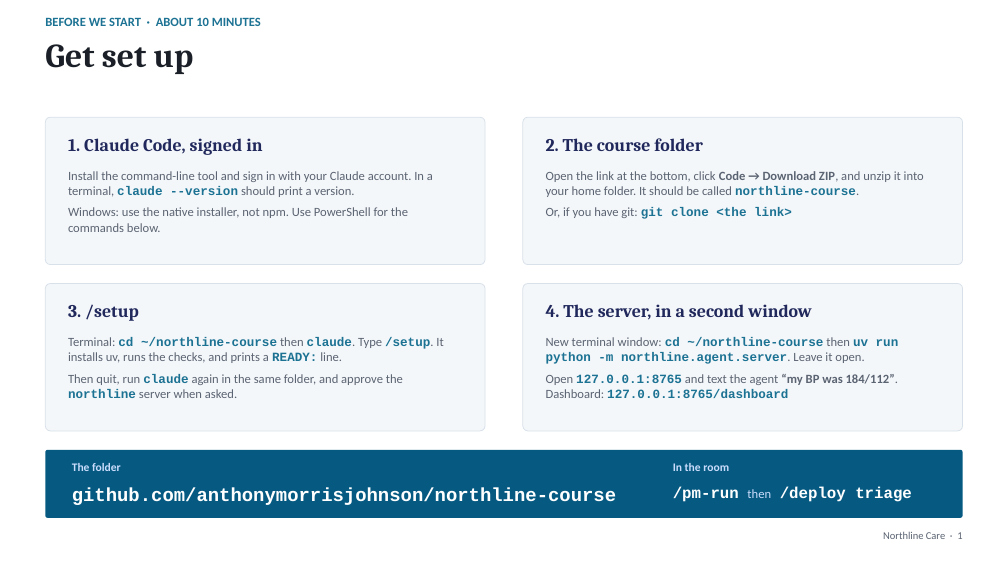
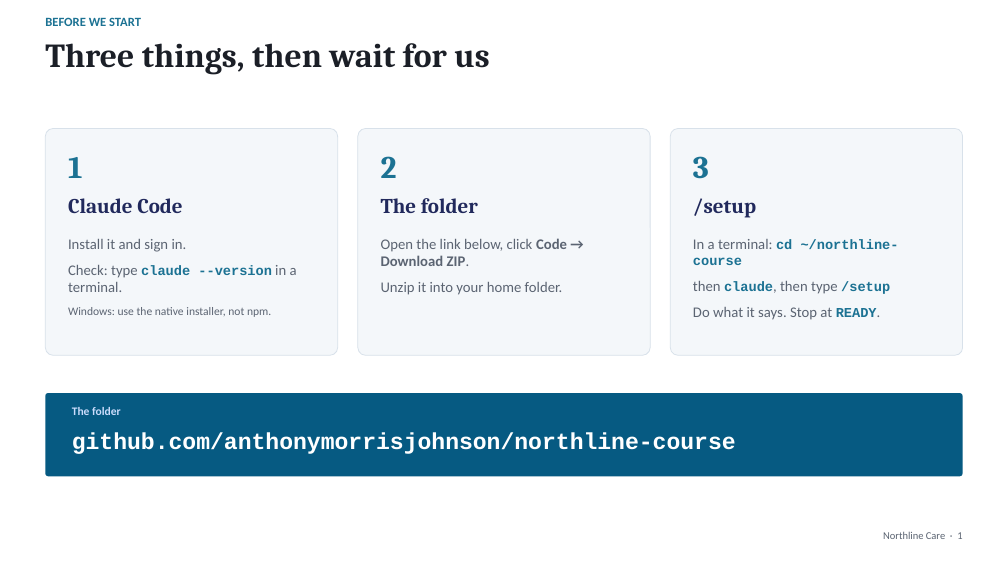
Before and after one commit to anthonymorrisjohnson/northline-course, a slide deck: slide 1 of slides/deck.pptx. Drawn at 1008x567 pixels with LibreOffice and Linux fonts; fonts in the diff are those of the drawing. Boxes give left, top, right and bottom in pixels: in the first picture for what was removed or moved away, otherwise in the second. Text is boxed around its words. In the diff, an @@ line names an element or a change of style, - is before the commit and + after.

```diff
--- a/slides/deck.pptx
+++ b/slides/deck.pptx
@@ text at [45, 17, 141, 26]: text changed @@
-BEFORE WE START · ABOUT 10 MINUTES
+BEFORE WE START
@@ text at [45, 43, 489, 75]: text changed @@
-Get set up
+Three things, then wait for us
@@ rounded rectangle: place and size @@
-rounded rectangle at [45, 117, 485, 265]
+rounded rectangle at [45, 129, 338, 355]
@@ rounded rectangle added at [358, 129, 650, 355], fill #F4F7FA, outline #D8E1EA 0.75 pt @@
@@ rounded rectangle: place and size @@
-rounded rectangle at [523, 117, 963, 265]
+rounded rectangle at [671, 129, 963, 355]
@@ text added at [68, 157, 82, 178], 30 pt, text #1C7293, bold @@
+1
@@ text added at [381, 156, 397, 178], 30 pt, text #1C7293, bold @@
+2
@@ text removed at [546, 171, 924, 219] @@
-Open the link at the bottom, click Code → Download ZIP, and unzip it into your home folder. It should be called northline-course.
-Or, if you have git: git clone <the link>
@@ text at [693, 156, 709, 179]: text changed; size 17 to 30 pt; text colour #21295C to #1C7293 @@
-3. /setup
+3
@@ text at [68, 198, 182, 213]: text changed; size 17 to 20 pt @@
-1. Claude Code, signed in
+Claude Code
@@ text at [381, 198, 478, 213]: text changed; size 17 to 20 pt @@
-2. The course folder
+The folder
@@ text added at [693, 198, 756, 218], 20 pt, text #21295C, bold @@
+/setup
@@ text at [68, 239, 297, 317]: text changed; size 12 to 14 pt @@
-Install the command-line tool and sign in with your Claude account. In a terminal, claude --version should print a version.
-Windows: use the native installer, not npm. Use PowerShell for the commands below.
+Install it and sign in.
+Check: type claude --version in a terminal.
+Windows: use the native installer, not npm.
@@ text added at [381, 238, 567, 295], 14 pt, text #5B6472 @@
+Open the link below, click Code → Download ZIP.
+Unzip it into your home folder.
@@ text added at [693, 239, 899, 320], 14 pt, text #5B6472 @@
+In a terminal: cd ~/northline-course
+then claude, then type /setup
+Do what it says. Stop at READY.
@@ rounded rectangle removed at [45, 284, 485, 431] @@
@@ rounded rectangle removed at [523, 284, 963, 431] @@
@@ text removed at [546, 304, 811, 320] @@
-4. The server, in a second window
@@ text removed at [68, 337, 443, 398] @@
-Terminal: cd ~/northline-course then claude. Type /setup. It installs uv, runs the checks, and prints a READY: line.
-Then quit, run claude again in the same folder, and approve the northline server when asked.
@@ text removed at [546, 337, 899, 398] @@
-New terminal window: cd ~/northline-course then uv run python -m northline.agent.server. Leave it open.
-Open 127.0.0.1:8765 and text the agent “my BP was 184/112”. Dashboard: 127.0.0.1:8765/dashboard
@@ rounded rectangle: place and size @@
-rounded rectangle at [45, 450, 963, 518]
+rounded rectangle at [45, 393, 963, 476]
@@ text "The folder": place and size @@
-text "The folder" at [72, 463, 121, 471]
+text "The folder" at [72, 407, 121, 415]
@@ text "github.com/anthonymorrisjohnson/northline-course": place and size @@
-text "github.com/anthonymorrisjohnson/northline-course" at [72, 488, 616, 505]
+text "github.com/anthonymorrisjohnson/northline-course" at [72, 432, 736, 454]
@@ text "github.com/anthonymorrisjohnson/northline-course" at [72, 432, 736, 454]: size 18 to 22 pt @@
@@ text removed at [673, 463, 729, 471] @@
-In the room
@@ text removed at [673, 487, 912, 502] @@
-/pm-run then /deploy triage
```
Also in this commit, not shown: 2 other files.
